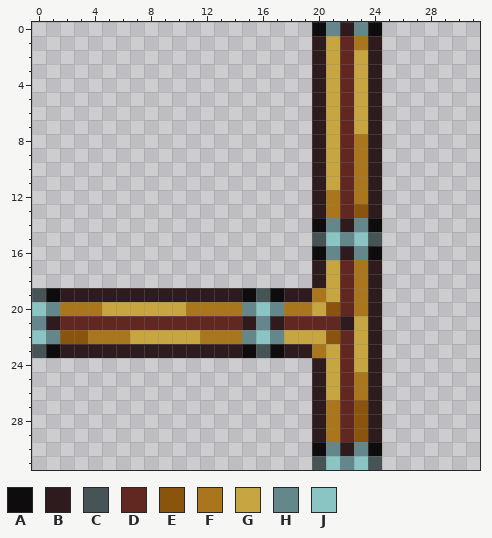
Pixel-art sprite -- Resources/Textures/_Ganimed/Structures/Power/Cables/mv_cable.rsi/mvcable_11.png. The picture above was drawn from the file before the commit.
The file is 32x32 pixels.
Palette (. is transparent): A #0e0c0c  B #2d1b1e  C #465456  D #612721  E #8b540d  F #a9761d  G #c7a642  H #64878c  J #8ac4c3
Once edited:
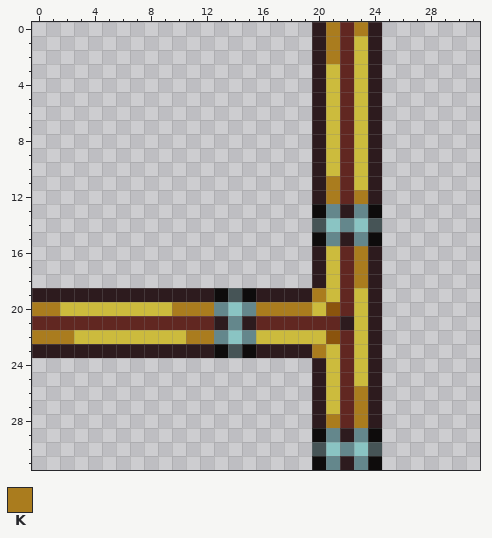
Colours new in this view: K #aa7c1e
What changed:
@@ palette @@
-G #c7a642
+G #ccbb3d
@@ x 18..26 @@
- 0 ..AHBHA..
- 1 ..BGDFB..
- 2 ..BGDGB..
+ 0 ..BKDKB..
+ 1 ..BKDGB..
+ 2 ..BKDGB..
  3 ..BGDGB..
@@ x 0..31 @@
  7 ....................BGDGB.......
- 8 ....................BGDFB.......
- 9 ....................BGDFB.......
-10 ....................BGDFB.......
-11 ....................BGDFB.......
-12 ....................BFDFB.......
-13 ....................BFDEB.......
-14 ....................AHBHA.......
-15 ....................CJHJC.......
-16 ....................AHBHA.......
-17 ....................BGDFB.......
-18 ....................BGDFB.......
-19 CABBBBBBBBBBBBBACABBFGDFB.......
-20 JHFFFGGGGGGFFFFHJHFFGEDFB.......
-21 HBDDDDDDDDDDDDDBHBDDDDBGB.......
-22 JHEEFFFGGGGGFFFHJHGGGEDGB.......
-23 CABBBBBBBBBBBBBACABBFGDGB.......
+ 8 ....................BGDGB.......
+ 9 ....................BGDGB.......
+10 ....................BGDGB.......
+11 ....................BKDGB.......
+12 ....................BKDKB.......
+13 ....................AHBHA.......
+14 ....................CJHJC.......
+15 ....................AHBHA.......
+16 ....................BGDKB.......
+17 ....................BGDKB.......
+18 ....................BGDKB.......
+19 BBBBBBBBBBBBBACABBBBKGDGB.......
+20 KKGGGGGGGGKKKHJHKKKKGEDGB.......
+21 DDDDDDDDDDDDDBHBDDDDDDBGB.......
+22 KKKGGGGGGGGKKHJHGGGGGEDGB.......
+23 BBBBBBBBBBBBBACABBBBKGDGB.......
 24 ....................BGDGB.......
-25 ....................BGDFB.......
-26 ....................BGDFB.......
-27 ....................BFDEB.......
-28 ....................BFDEB.......
-29 ....................BFDEB.......
-30 ....................AHBHA.......
-31 ....................CJHJC.......
+25 ....................BGDGB.......
+26 ....................BGDKB.......
+27 ....................BGDKB.......
+28 ....................BKDKB.......
+29 ....................AHBHA.......
+30 ....................CJHJC.......
+31 ....................AHBHA.......
